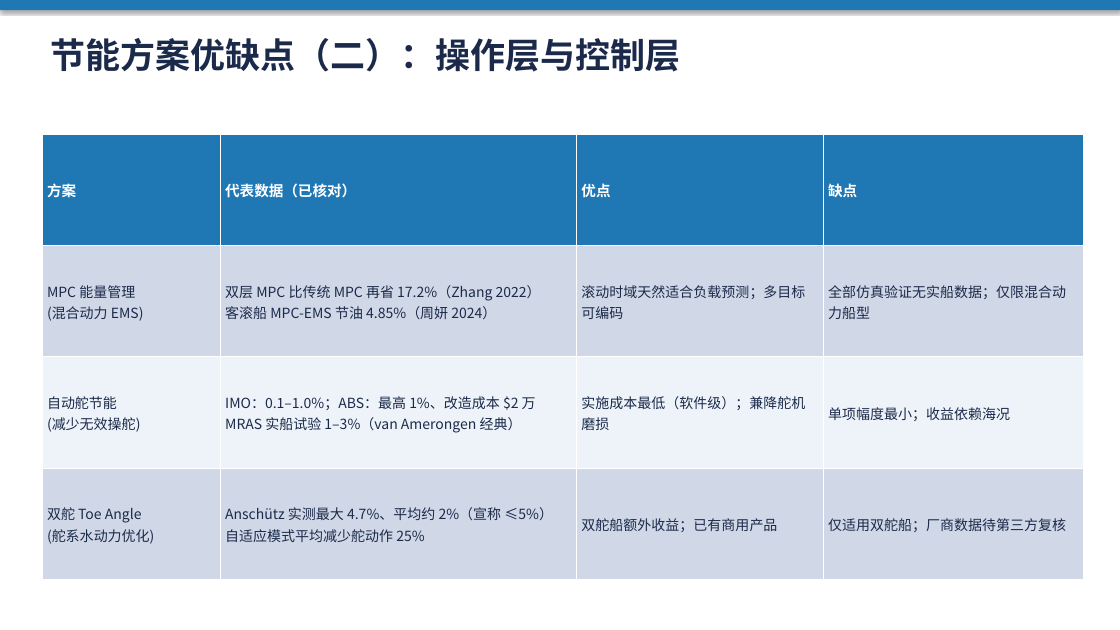
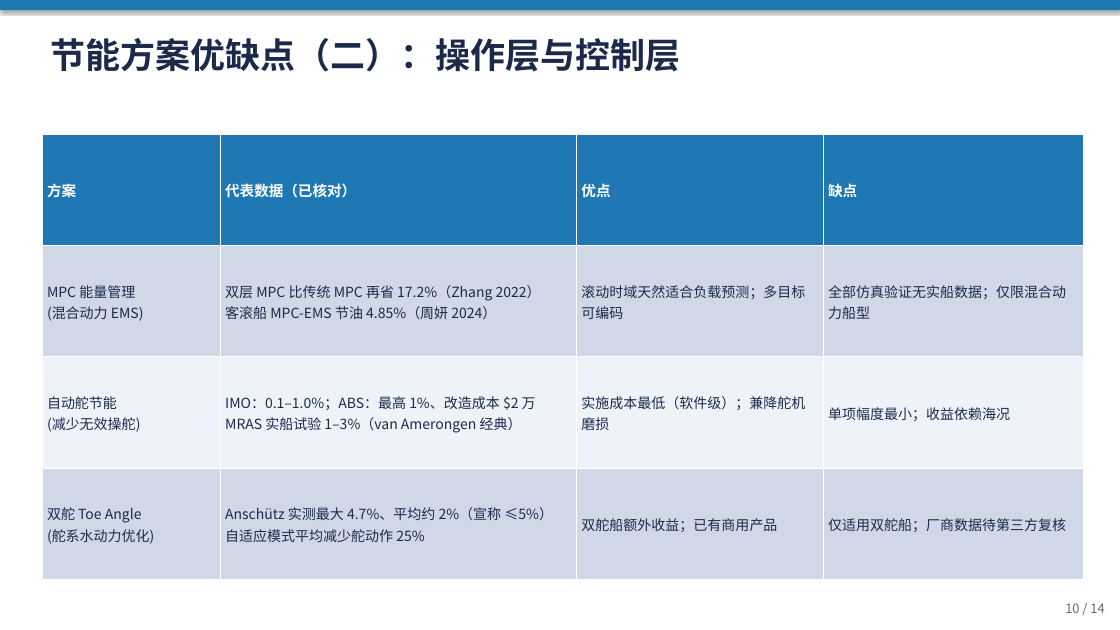
Before and after one commit to jimaka/auto_rudder, a slide deck: slide 10 of docs/ship_energy_research/船舶控制与节能算法调研汇报.pptx. Drawn at 1120x630 pixels with LibreOffice and Linux fonts; fonts in the diff are those of the drawing. Boxes give left, top, right and bottom in pixels: in the first picture for what was removed or moved away, otherwise in the second. Text is boxed around its words. In the diff, an @@ line names an element or a change of style, - is before the commit and + after.

```diff
--- a/docs/ship_energy_research/船舶控制与节能算法调研汇报.pptx
+++ b/docs/ship_energy_research/船舶控制与节能算法调研汇报.pptx
@@ text added at (1065,603,1104,613), 11 pt, text #666666 @@
+10 / 14
```
Also in this commit, not shown: 10 other slides changed, 1 slide added, 1 other file.
